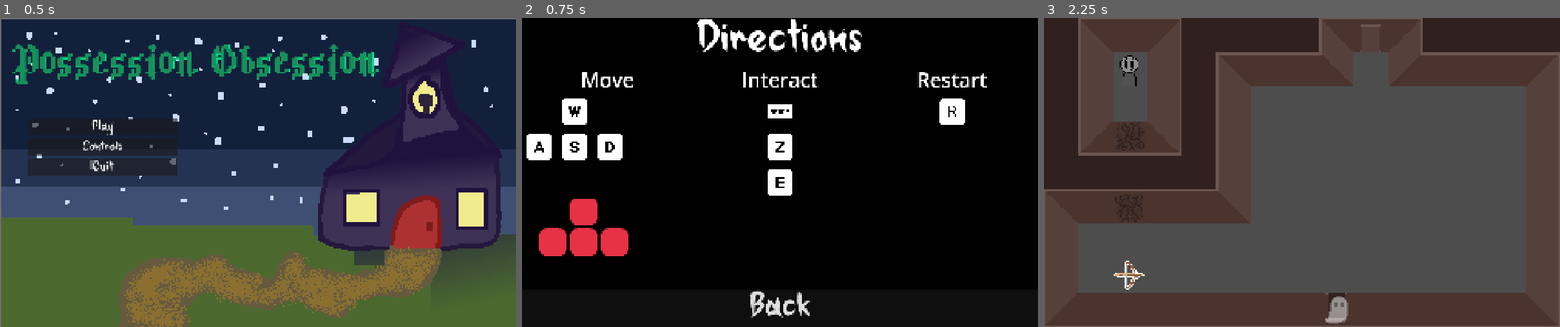
Above: before the commit, frames 1-3 (left to right).
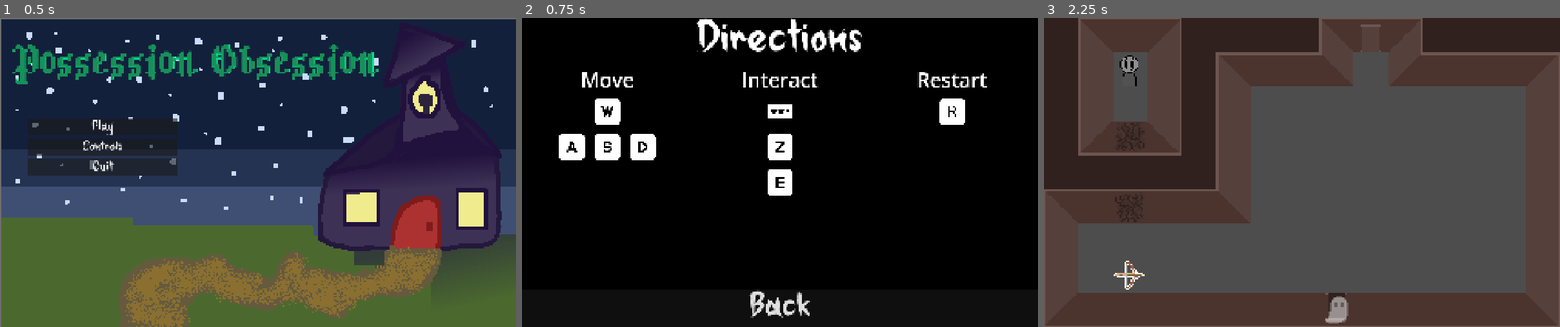
Above: after the commit, the same moments.

Repository: AvatarKeing/GameJam22
Game: Godot game, scene res://Scenes/menu.tscn
Two runs of this game, one before a commit and one after it. Both use one fixed random seed, a clock stepped at 60 frames per second and the inputs below.
Inputs:
- Up to frame 1 (0.5 s): no input
- Up to frame 2 (0.75 s): click "Controls" at 0.5 s
- Up to frame 3 (2.25 s): click "Back" at 1.25 s; click "Play" at 2 s

Frame 1 is identical in both runs. In frame 2, 3.6% of the frame differs, in the area x 0-26%, y 26-78%; in frame 3, nothing differs.

Commit message:
Directions again

Diff:
--- a/Scenes/Directions.tscn
+++ b/Scenes/Directions.tscn
@@ -6,7 +6,6 @@
 [ext_resource type="Texture2D" uid="uid://bmgk0d5muague" path="res://Sprites/keyboard_a.png" id="3_qg3r5"]
 [ext_resource type="Texture2D" uid="uid://b4mitrsu3467o" path="res://Sprites/keyboard_s.png" id="4_oayjs"]
 [ext_resource type="Texture2D" uid="uid://df0ljk46dcuv" path="res://Sprites/keyboard_d.png" id="5_e4vi2"]
-[ext_resource type="Texture2D" uid="uid://d17pr4b4vmfvn" path="res://Sprites/keyboard_arrows_all.png" id="6_64qqp"]
 [ext_resource type="Texture2D" uid="uid://cvnii27uaa6wx" path="res://Sprites/keyboard_space.png" id="7_neemp"]
 [ext_resource type="Texture2D" uid="uid://3tmx1d0yhpmv" path="res://Sprites/keyboard_z.png" id="8_35irk"]
 [ext_resource type="Texture2D" uid="uid://0t008ecn3y0g" path="res://Sprites/keyboard_e.png" id="9_adayc"]
@@ -63,6 +62,7 @@
 
 [node name="Control" type="VBoxContainer" parent="VBoxContainer/HBoxContainer/VBoxContainer" unique_id=1811181803]
 layout_mode = 2
+size_flags_horizontal = 4
 size_flags_vertical = 3
 
 [node name="Control" type="GridContainer" parent="VBoxContainer/HBoxContainer/VBoxContainer/Control" unique_id=456899095]
@@ -99,15 +99,6 @@
 size_flags_horizontal = 0
 size_flags_vertical = 0
 texture = ExtResource("5_e4vi2")
-
-[node name="KeyboardArrowsAll" type="TextureRect" parent="VBoxContainer/HBoxContainer/VBoxContainer/Control" unique_id=133119144]
-layout_mode = 2
-size_flags_horizontal = 3
-size_flags_vertical = 3
-offset_transform_position = Vector2(0, -92.655)
-texture = ExtResource("6_64qqp")
-expand_mode = 2
-stretch_mode = 4
 
 [node name="Control2" type="VBoxContainer" parent="VBoxContainer/HBoxContainer" unique_id=1377326953]
 layout_mode = 2
